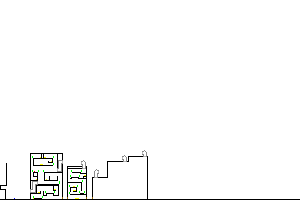
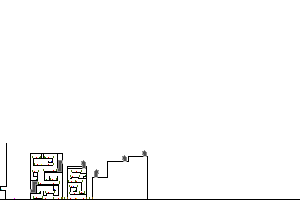
Comparing the layer stacks of the two 300 × 200 images. Changes:
painted on "Walls" over [0, 143, 146, 199]
